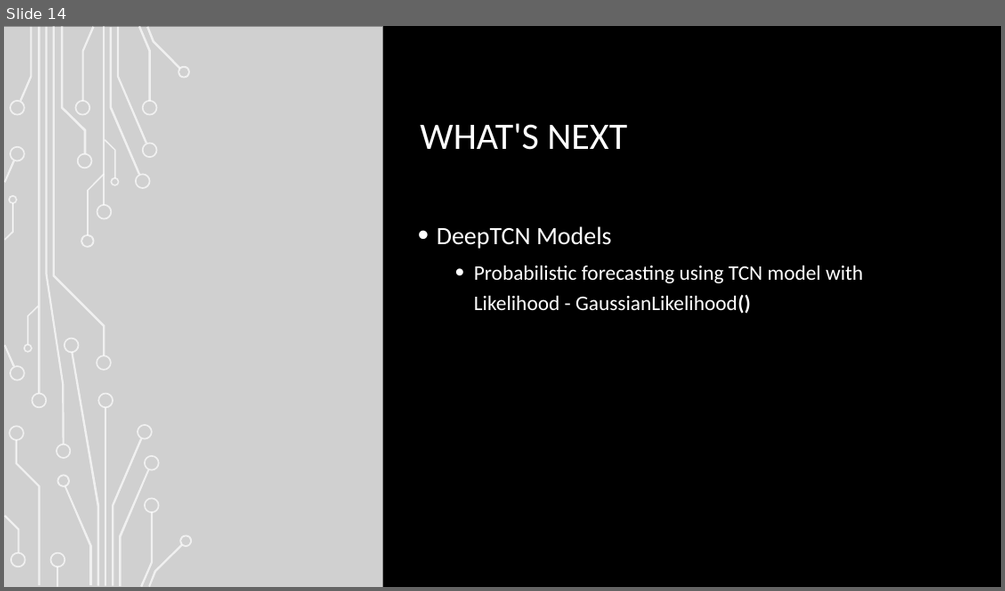
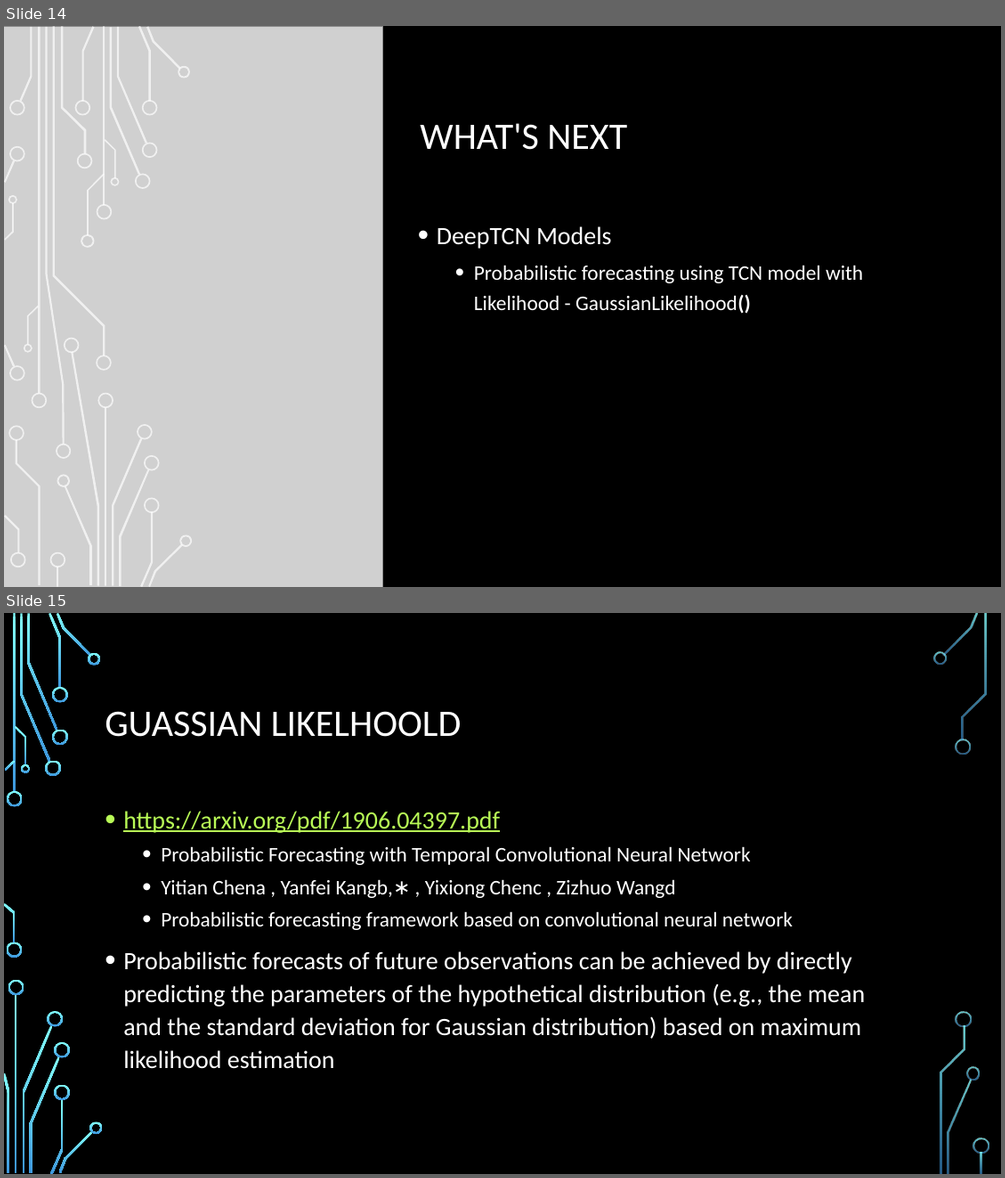
Before and after one commit to shawnmccarthy/temporal, a slide deck: mccarthy-shawn_slides.pptx. Shown one above the other, each under a label of ours: slide 14 before the commit, slides 14 and 15 after it. The pictures are 1005x591 and 1005x1178 pixels, drawn with LibreOffice and Linux fonts; fonts in the diff are those of the drawing; grey boxes stand for pictures; background and template pictures are left out. Boxes give left, top, right and bottom in pixels: in the first picture for what was removed or moved away, otherwise in the second. Text is boxed around its words. In the diff, an @@ line names an element or a change of style, - is before the commit and + after.

```diff
--- a/mccarthy-shawn_slides.pptx
+++ b/mccarthy-shawn_slides.pptx
@@ slide 15 added at box(4, 613, 1001, 1174), background picture (left out); not listed: 16 template elements that a slide beside it also shows @@
@@ title added at box(105, 711, 461, 737), 36 pt, text #FFFFFF @@
+GUASSIAN LIKELHOOLD
@@ text added at box(123, 811, 865, 1069), 24 pt, text #FFFFFF @@
+• https://arxiv.org/pdf/1906.04397.pdf
+  • Probabilistic Forecasting with Temporal Convolutional Neural Network
+  • Yitian Chena , Yanfei Kangb,∗ , Yixiong Chenc , Zizhuo Wangd
+  • Probabilistic forecasting framework based on convolutional neural network
+• Probabilistic forecasts of future observations can be achieved by directly predicting the parameters of the hypothetical distribution (e.g., the mean and the standard deviation for Gaussian distribution) based on maximum likelihood estimation
@@ group added at box(5, 652, 989, 1172): 20 freeform shapes @@
```
Also in this commit, not shown: 1 slide changed, 2 other slides added, 1 other file.
